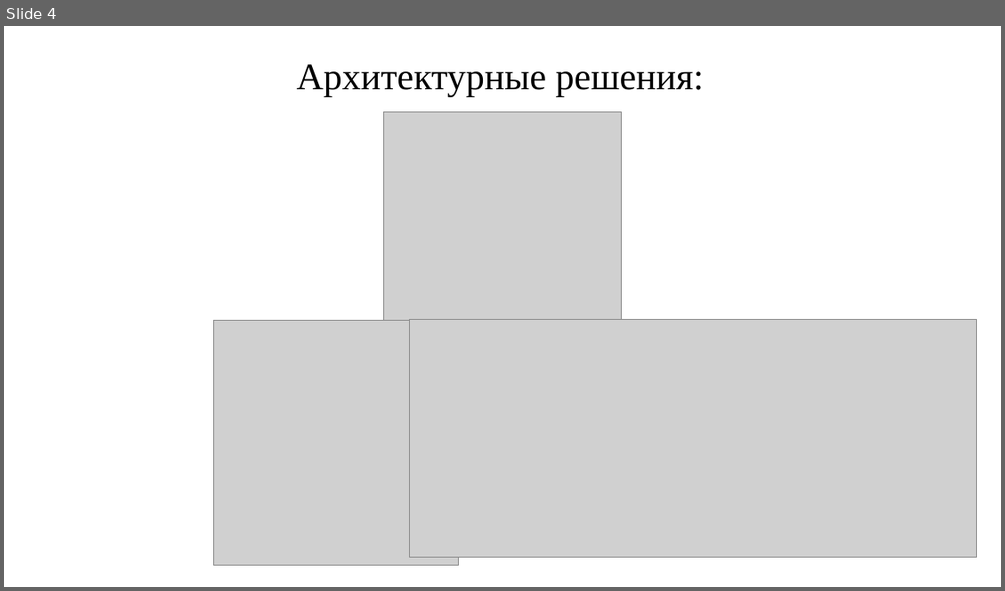
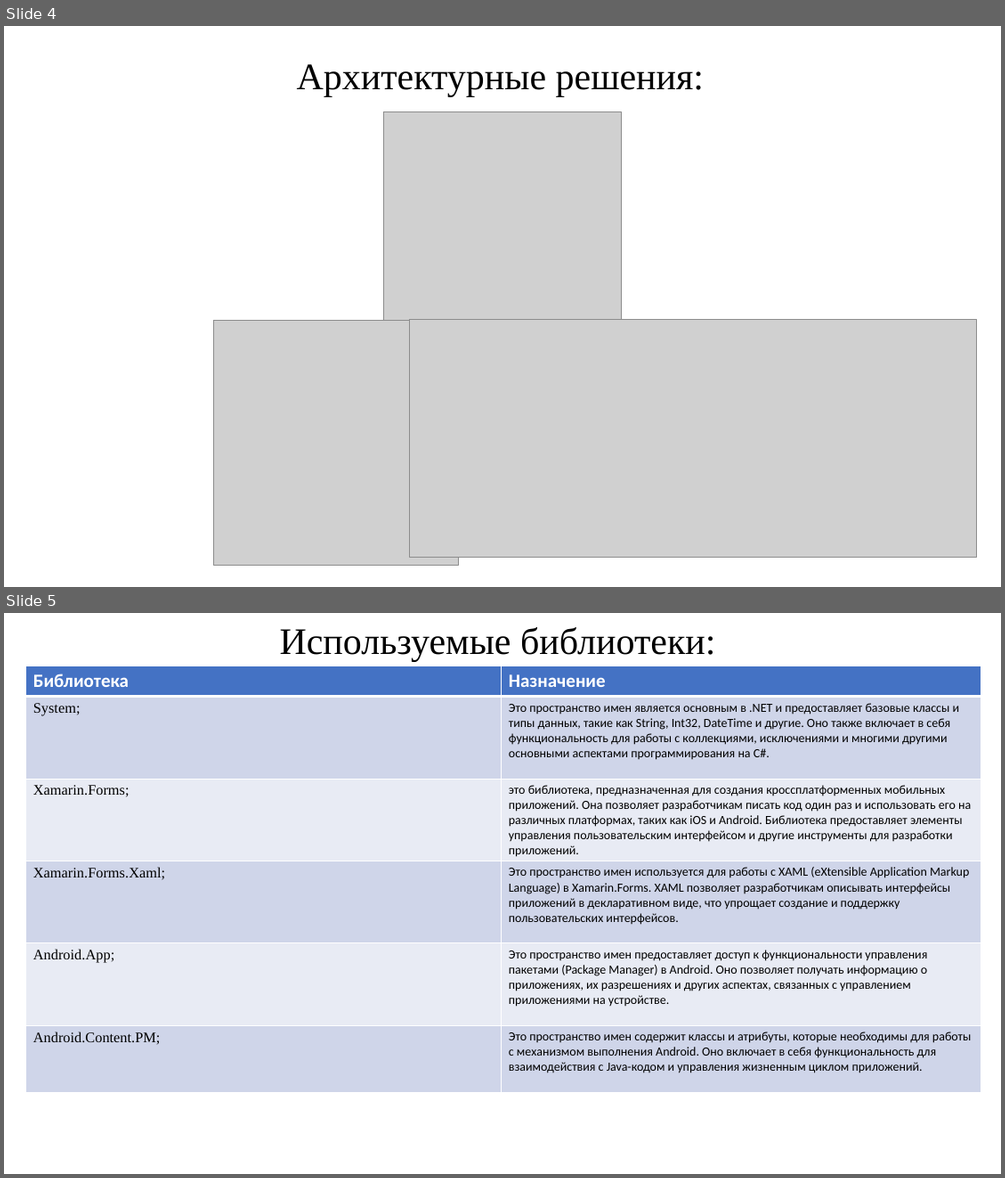
Before and after one commit to Mumlul/zd7_V5_Ploskih, a slide deck: Publication/Плоских_01_04.pptx. Shown one above the other, each under a label of ours: slide 4 before the commit, slides 4 and 5 after it. The pictures are 1005x591 and 1005x1178 pixels, drawn with LibreOffice and Linux fonts; fonts in the diff are those of the drawing; grey boxes stand for pictures. Boxes give left, top, right and bottom in pixels: in the first picture for what was removed or moved away, otherwise in the second. Text is boxed around its words. In the diff, an @@ line names an element or a change of style, - is before the commit and + after.

```diff
--- a/Publication/Плоских_01_04.pptx
+++ b/Publication/Плоских_01_04.pptx
@@ slide 5 added at box(4, 613, 1001, 1174), background #FFFFFF @@
@@ text added at box(280, 627, 715, 661), 36 pt, text #000000 @@
+Используемые библиотеки:
@@ table added at box(25, 666, 981, 1093), 6 rows, 2 columns @@
+Библиотека | Назначение
+System; | Это пространство имен является основным в .NET и предоставляет базовые классы и типы данных, такие как String, Int32, DateTime и другие. Оно также включает в себя функциональность для работы с коллекциями, исключениями и многими другими основными аспектами программирования на C#.
+Xamarin.Forms; | это библиотека, предназначенная для создания кроссплатформенных мобильных приложений. Она позволяет разработчикам писать код один раз и использовать его на различных платформах, таких как iOS и Android. Библиотека предоставляет элементы управления пользовательским интерфейсом и другие инструменты для разработки приложений.
+Xamarin.Forms.Xaml; | Это пространство имен используется для работы с XAML (eXtensible Application Markup Language) в Xamarin.Forms. XAML позволяет разработчикам описывать интерфейсы приложений в декларативном виде, что упрощает создание и поддержку пользовательских интерфейсов.
+Android.App; | Это пространство имен предоставляет доступ к функциональности управления пакетами (Package Manager) в Android. Оно позволяет получать информацию о приложениях, их разрешениях и других аспектах, связанных с управлением приложениями на устройстве.
+Android.Content.PM; | Это пространство имен содержит классы и атрибуты, которые необходимы для работы с механизмом выполнения Android. Оно включает в себя функциональность для взаимодействия с Java-кодом и управления жизненным циклом приложений.
```
Also in this commit, not shown: 1 other slide added.
